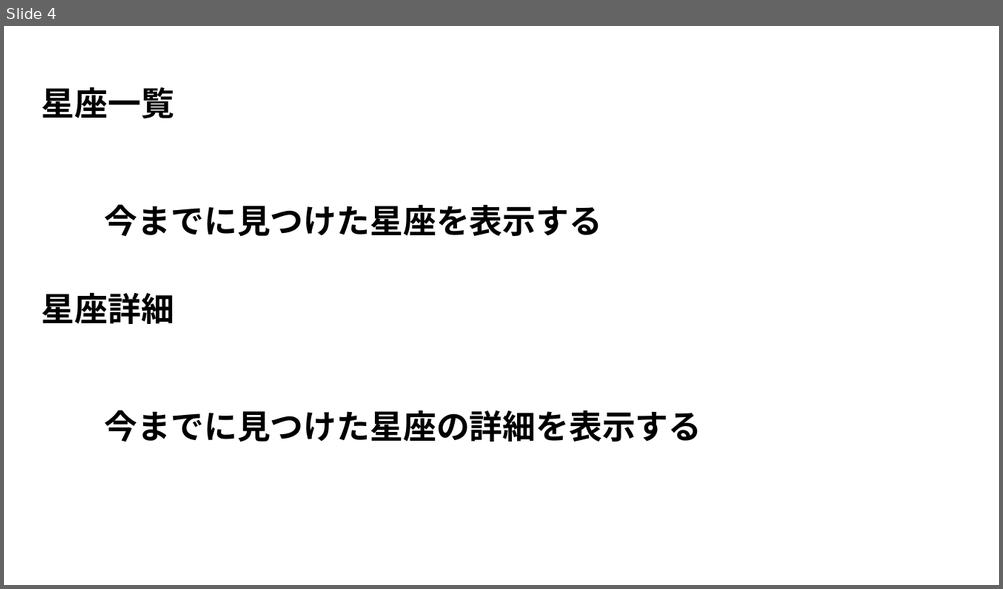
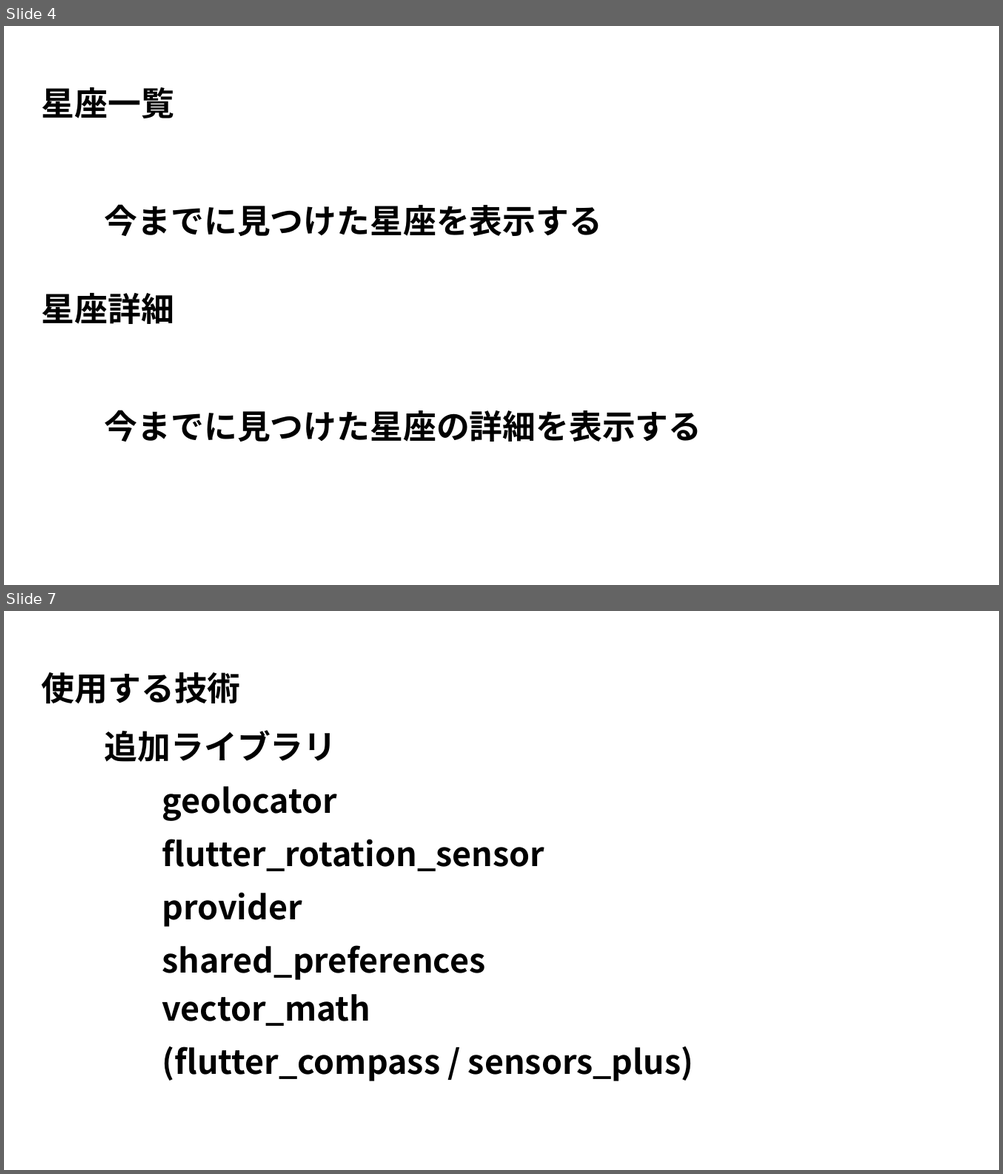
Before and after one commit to muramasa111/mobile, a slide deck: 星空ガイドビュー.pptx. Shown one above the other, each under a label of ours: slide 4 before the commit, slides 4 and 7 after it; the slides between them are not shown. The pictures are 1003x589 and 1003x1174 pixels, drawn with LibreOffice and Linux fonts; fonts in the diff are those of the drawing. Boxes give left, top, right and bottom in pixels: in the first picture for what was removed or moved away, otherwise in the second. Text is boxed around its words. In the diff, an @@ line names an element or a change of style, - is before the commit and + after.

Commit message:
企画案
PPに優先実装機能と仕様技術を追記、logファイルを追加

```diff
--- a/星空ガイドビュー.pptx
+++ b/星空ガイドビュー.pptx
@@ slide 7 added at <box>4,611,999,1170</box>, background #FFFFFF @@
@@ text added at <box>42,672,241,703</box>, 32 pt, text #000000, bold @@
+使用する技術
@@ text added at <box>105,730,337,762</box>, 32 pt, text #000000, bold @@
+追加ライブラリ
@@ text added at <box>162,786,337,821</box>, 32 pt, text #000000, bold @@
+geolocator
@@ text added at <box>162,839,544,871</box>, 32 pt, text #000000, bold @@
+flutter_rotation_sensor
@@ text added at <box>162,892,301,927</box>, 32 pt, text #000000, bold @@
+provider
@@ text added at <box>162,945,485,980</box>, 32 pt, text #000000, bold @@
+shared_preferences
@@ text added at <box>162,994,370,1026</box>, 32 pt, text #000000, bold @@
+vector_math
@@ text added at <box>162,1047,694,1082</box>, 32 pt, text #000000, bold @@
+(flutter_compass / sensors_plus)
```
Also in this commit, not shown: 2 other slides added, 2 other files.
